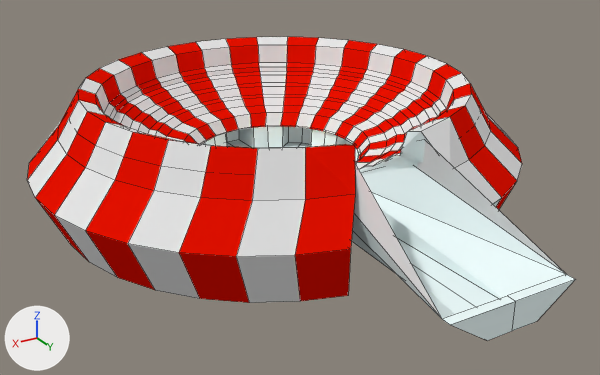
Before and after pictures for a commit that changed the Blender file Washed Up Wizard/Assets/Models/Environment/circus stage.blend.
Both versions are drawn from a 50 mm lens placed at (31.7, 56.6, 28.0), pointed at (0.9, 5.3, 2.4). Every picture has the same lights, and +X, +Y and +Z are marked at lower left. Mesh edges are drawn as thin lines.

In view in the first picture: 'arena'.
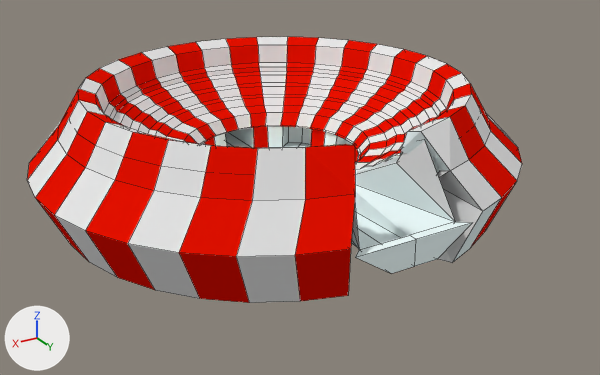
What differs and where, as boxes [x1, y1, x2, y2] in the pictures (600 x 375 px):
'arena', reshaped (10% narrower, 12% shorter): before [27, 37, 575, 341]; after [27, 37, 522, 303]
part 1 of me_star, built on: before [351, 141, 575, 341]; after [351, 141, 472, 273]
part 2 of me_star, cut back: [225, 128, 254, 148] in both
part 3 of me_star, recoloured (white to red): [205, 126, 359, 162] in both

The change, as a list of edits to the scene's bpy script:
```text
Change me_star:
    used by ob_arena; location = (0.0, 0.0, 1.36)
    verts and faces of me_star; kept vertices keep their numbers, new ones are numbered from 798
    before: 63 (-3.4, 12.9, 5.0), 75 (-4.9, 27.0, 2.0) at pixel (566, 274), 77 (-1.9, 27.0, 0.0), 194 (3.4, 12.9, 5.0), 207 (4.9, 27.0, 2.0) at pixel (441, 318)
    before: 209 (1.9, 27.0, 0.0), 211 (0.0, 27.0, 0.0), 248 (0.0, 27.0, 2.0) at pixel (507, 295), 792 (-4.9, 27.7, 2.0) at pixel (575, 279), 793 (-1.9, 27.7, 0.0) at pixel (536, 321)
    before: 794 (4.9, 27.7, 2.0) at pixel (450, 324), 795 (1.9, 27.7, 0.0) at pixel (487, 340), 796 (0.0, 27.7, 0.0) at pixel (512, 330), 797 (0.0, 27.7, 2.0) at pixel (515, 301)
    before: 76 (-1.3, -9.4, 0.0) at pixel (239, 139), 78 (-1.3, -9.5, 2.0), 208 (1.3, -9.4, 0.0), 210 (0.0, -9.4, 0.0) at pixel (227, 142), 212 (1.3, -9.5, 2.0)
    before: 213 (0.0, -9.5, 2.0), 503 (-4.7, -17.8, 2.6), 518 (-4.1, -16.4, -1.8), 771 (4.7, -17.8, 2.6), 772 (0.0, -18.1, 2.6)
    before: 787 (4.1, -16.4, -1.8), 788 (0.0, -16.8, -1.8)
    remove me_star.from_pydata(...)  # 798 vertices, 698 faces; spans x -20.0..20.0, y -18.1..27.7, z -1.8..8.2
    add me_star.from_pydata(...)  # 798 vertices, 697 faces; spans x -20.0..20.0, y -18.1..18.9, z -1.8..8.2
    me_star part 1
    add for i in [77, 209, 211, 248, *range(792, 798)]: verts[i] += (0.0, -9.1, 0.0)
    add verts[63] = (-2.5, 12.9, 5.0)  # moved, pixel (396, 162)
    add verts[75] = (-3.9, 17.9, 2.0)  # moved, pixel (455, 221)
    add verts[194] = (2.6, 12.9, 5.0)  # moved
    add verts[207] = (4.0, 17.9, 2.0)  # moved, pixel (359, 249)
    add faces += [(75, 248, 207, 209, 211, 77)]  # mat_light_blue (white #f1ffff)
    me_star part 2
    add delete_faces([(503, 518, 788, 772), (771, 772, 788, 787)])
    add for i in [76, 78, 208, 210, 212, 213]: verts[i] += (0.0, -5.8, 0.0)
    me_star part 3: 8 faces spanning x -6.9..6.9, y -6.8..7.3, z 0.0..2.0 switch from mat_light_blue (white #f1ffff) to mat_circus_red (red #e71100)
```
